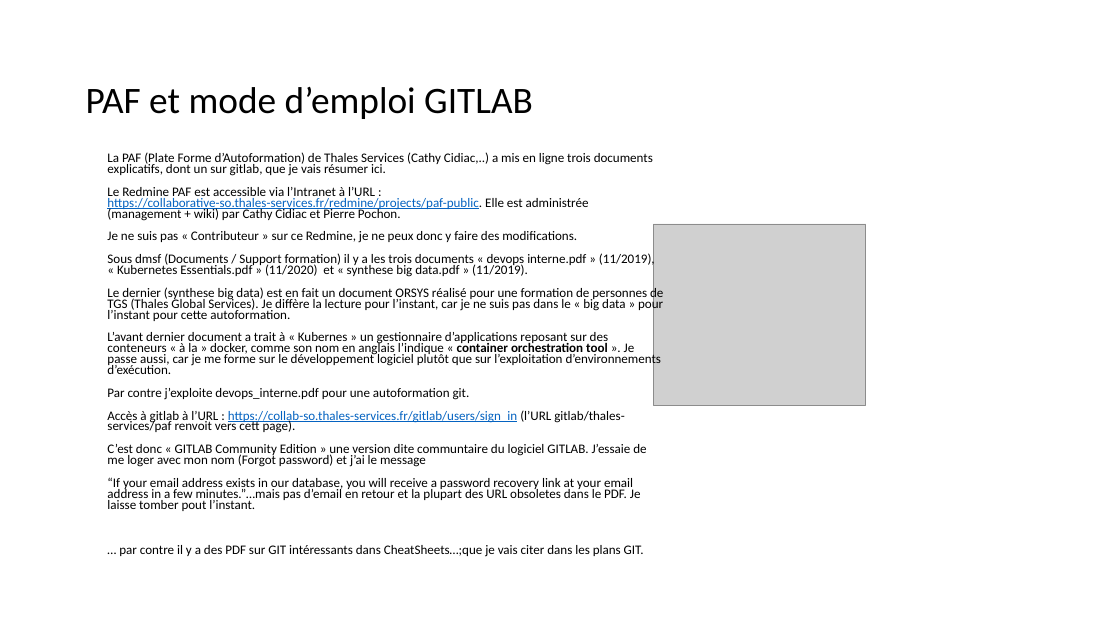
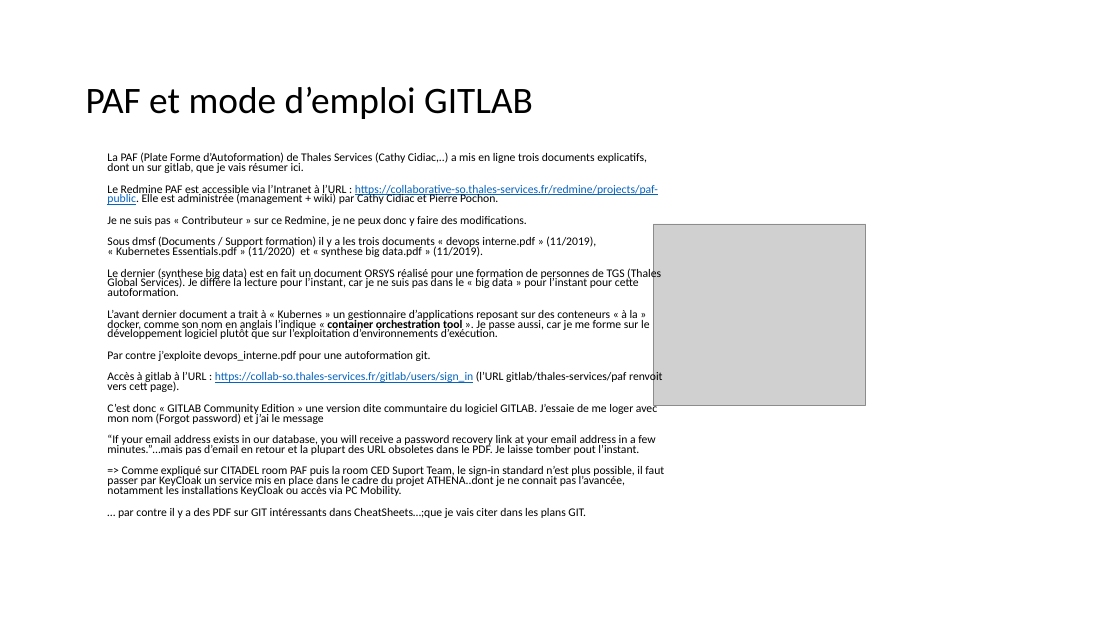
Before and after one commit to dominiquelaurain/fastecdsa, a slide deck: slide 18 of docs/Autoformation_Git.pptx (slide 17 before the commit). Drawn at 1120x630 pixels with LibreOffice and Linux fonts; fonts in the diff are those of the drawing; grey boxes stand for pictures. Boxes give left, top, right and bottom in pixels: in the first picture for what was removed or moved away, otherwise in the second. Text is boxed around its words. In the diff, an @@ line names an element or a change of style, - is before the commit and + after.

```diff
--- a/docs/Autoformation_Git.pptx
+++ b/docs/Autoformation_Git.pptx
@@ text at (107,152,662,518): size 11.2 to 10 pt in "La PAF (Plate Forme d’Autoformation) de Thales ...", "Le Redmine PAF est accessible via l’Intranet ...", "Je ne suis pas « Contributeur » ...", "Sous dmsf (Documents / Support formation) il ..." and 7 more places @@
@@ text at (107,466,664,496): paragraph added @@
+=> Comme expliqué sur CITADEL room PAF puis la room CED Suport Team, le sign-in standard n’est plus possible, il faut passer par KeyCloak un service mis en place dans le cadre du projet ATHENA..dont je ne connait pas l’avancée, notamment les installations KeyCloak ou accès via PC Mobility.
```
Also in this commit, not shown: 1 other slide changed, 21 slides added.
